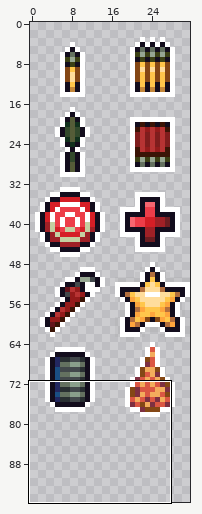
File history of a sprite sheet, ArmoredWarfare/Sprites/Icons/ClassIcons.png. Above: a wide view before the commit, with the close-up outlined.
Close-up. Before the edit:
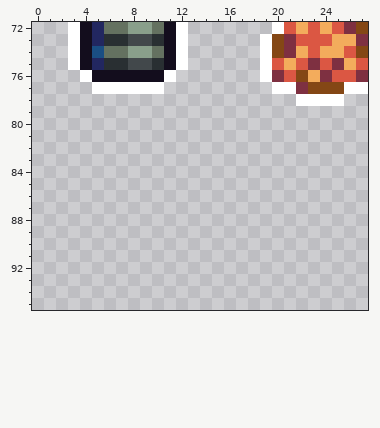
The file is 32x96 pixels. Pixels under 10% opacity are left out. Shown: x 0..27, y 72..95.
After:
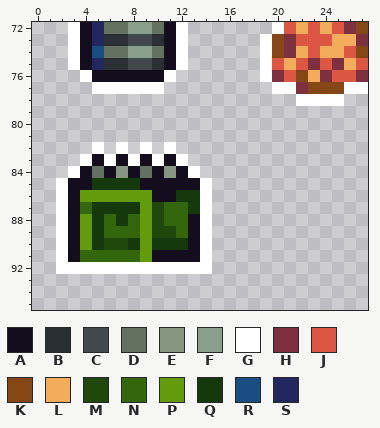
Palette (. is transparent): A #130d1d  B #292f32  C #42484b  D #647160  E #869681  F #899f8b  G #ffffff  H #7e3041  J #db5743  K #844715  L #f3ac5c  M #20480d  N #33660d  P #649b0d  Q #16380d  R #1a4e83  S #222760
Difference:
Colour A now appears in row 83 at x 5, 7, 9 and 11; in row 84 at x 4, 6, 8, 10 and 12; in row 85 at x 3 to 4 and 9 to 13; in row 86 at x 3 and 10 to 11; in row 87 at x 3; in rows 88 to 90 at x 3 and 13.
Colour A now appears in row 91 at x 3 and 10 to 13.
Colour D now appears in row 84 at x 5 and 9.
Colour E now appears in row 84 at x 7 and 11.
Colour G now appears in row 82 at x 5, 7, 9 and 11; in row 83 at x 4, 6, 8, 10 and 12; in row 84 at x 3 and 13; in rows 85 to 91 at x 2 and 14; in row 92 at x 2 to 14.
Colour M now appears in rows 87 to 88 at x 10; in row 89 at x 10 to 11; in row 90 at x 6 to 7.
Colour N now appears in row 87 at x 4 and 11 to 12; in row 88 at x 6, 8 and 11 to 12; in row 89 at x 6 to 8 and 12; in row 91 at x 4 to 8.
Colour P now appears in row 86 at x 4 to 9; in row 87 at x 9; in rows 88 to 90 at x 4 and 9; in row 91 at x 9.
Colour Q now appears in row 85 at x 5 to 8; in row 86 at x 12 to 13; in row 87 at x 5 to 8 and 13; in row 88 at x 5 and 7; in row 89 at x 5; in row 90 at x 5, 8 and 10 to 12.
